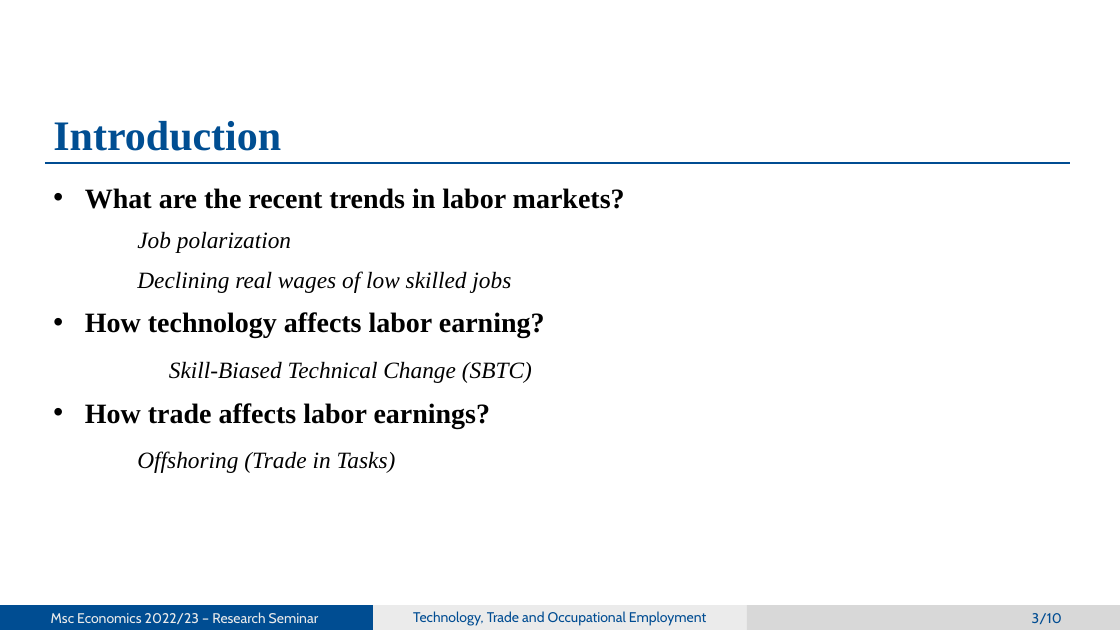
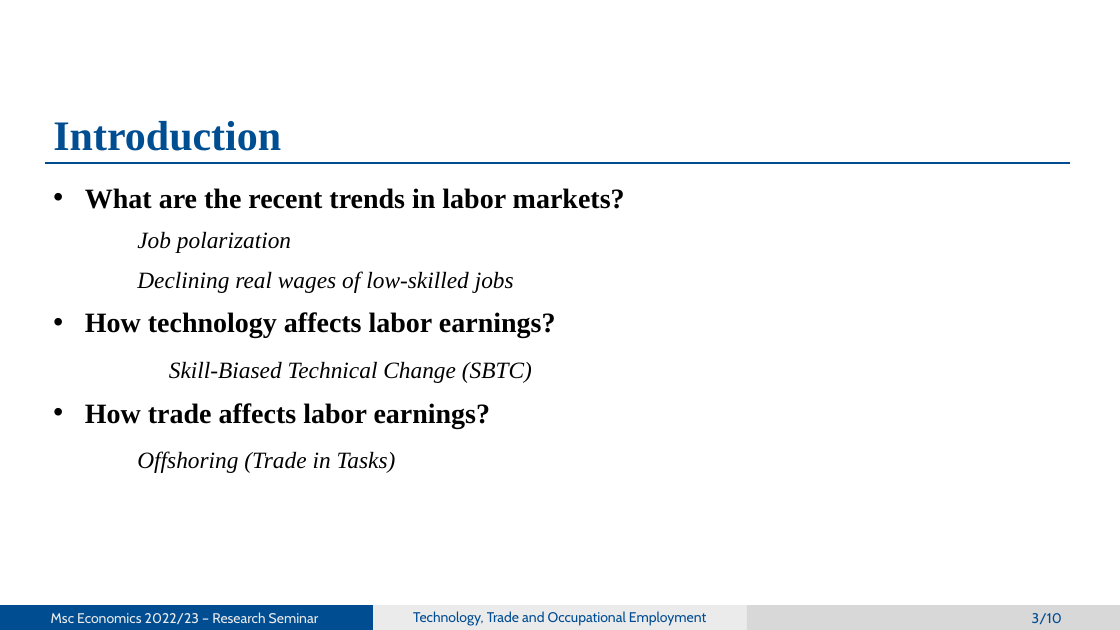
Before and after one commit to mehmetcandfx/Technology-Trade-Employment, a slide deck: slide 3 of Documents/Research Seminar/Presentation_KM_Caniklioglu.pptx. Drawn at 1120x630 pixels with LibreOffice and Linux fonts; fonts in the diff are those of the drawing; background and template pictures are left out. Boxes give left, top, right and bottom in pixels: in the first picture for what was removed or moved away, otherwise in the second. Text is boxed around its words. In the diff, an @@ line names an element or a change of style, - is before the commit and + after.

```diff
--- a/Documents/Research Seminar/Presentation_KM_Caniklioglu.pptx
+++ b/Documents/Research Seminar/Presentation_KM_Caniklioglu.pptx
@@ text at (85, 271, 556, 338): text changed @@
-Declining real wages of low skilled jobs
-• How technology affects labor earning?
+Declining real wages of low-skilled jobs
+• How technology affects labor earnings?
```
Also in this commit, not shown: 2 other slides changed, 14 other files.
